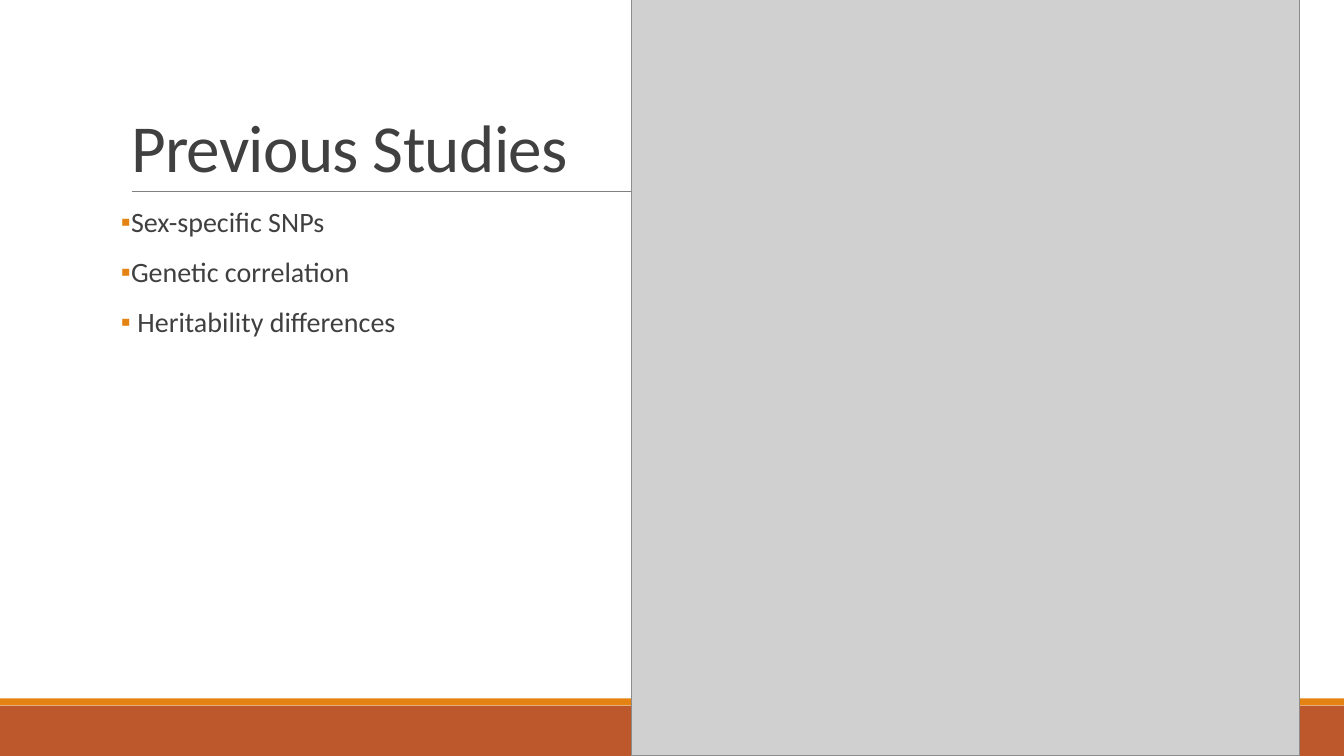
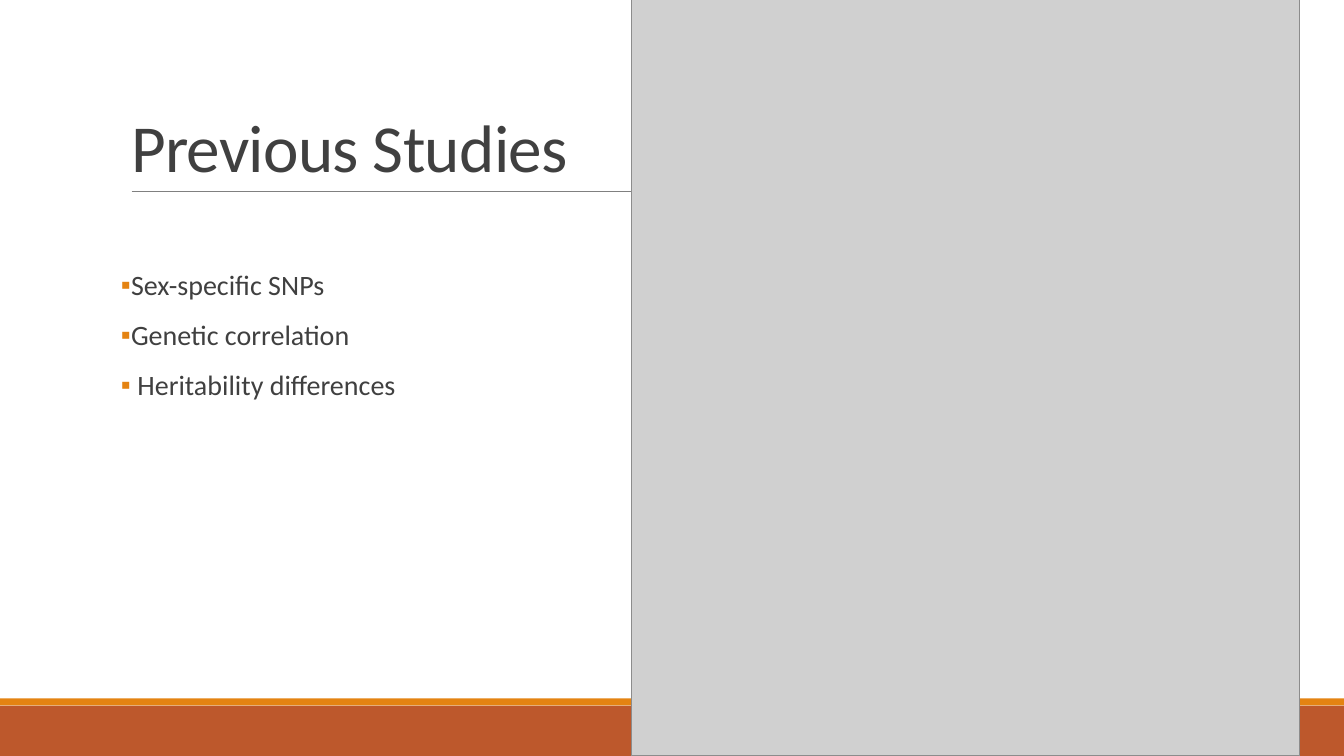
Before and after one commit to cz5959/GWAS-frontera, a slide deck: slide 3 of _PowerPoints/Wednesday Meeting Feb 9.pptx. Drawn at 1344x756 pixels with LibreOffice and Linux fonts; fonts in the diff are those of the drawing; grey boxes stand for pictures. Boxes give left, top, right and bottom in pixels: in the first picture for what was removed or moved away, otherwise in the second. Text is boxed around its words. In the diff, an @@ line names an element or a change of style, - is before the commit and + after.

```diff
--- a/_PowerPoints/Wednesday Meeting Feb 9.pptx
+++ b/_PowerPoints/Wednesday Meeting Feb 9.pptx
@@ text "Sex-specific SNPs": place and size @@
-text "Sex-specific SNPs" at <box>131,212,396,337</box>
+text "Sex-specific SNPs" at <box>131,275,396,400</box>
```
Also in this commit, not shown: 7 other slides changed, 7 slides added, 3 slides removed, 50 other files.
